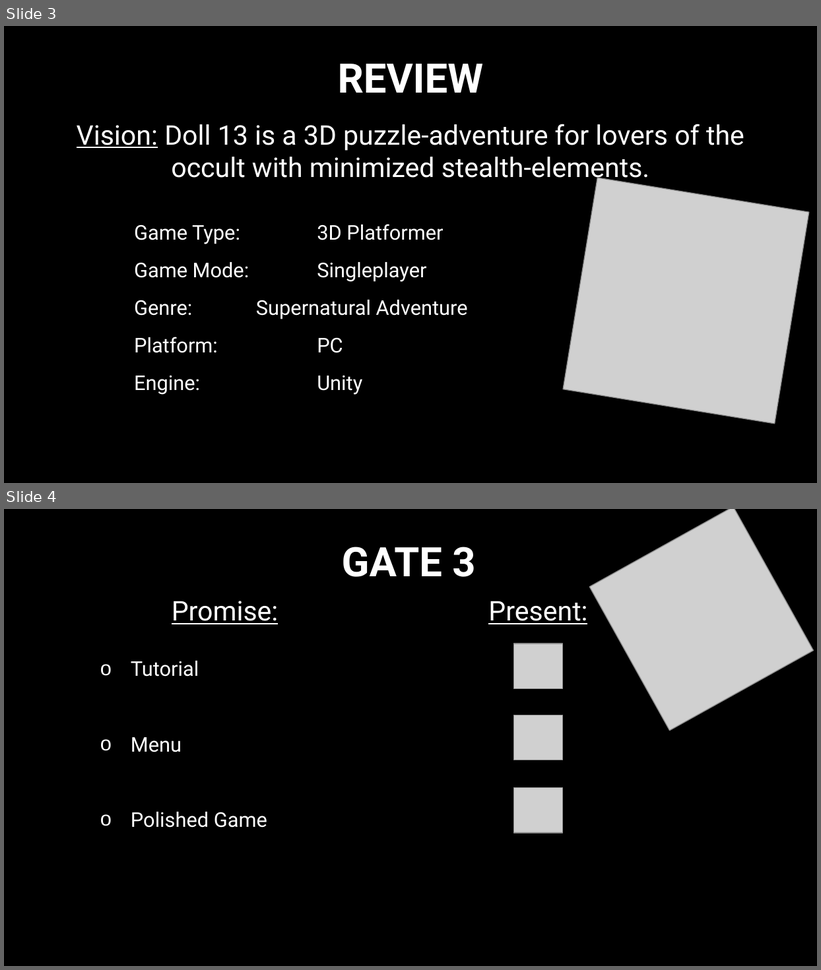
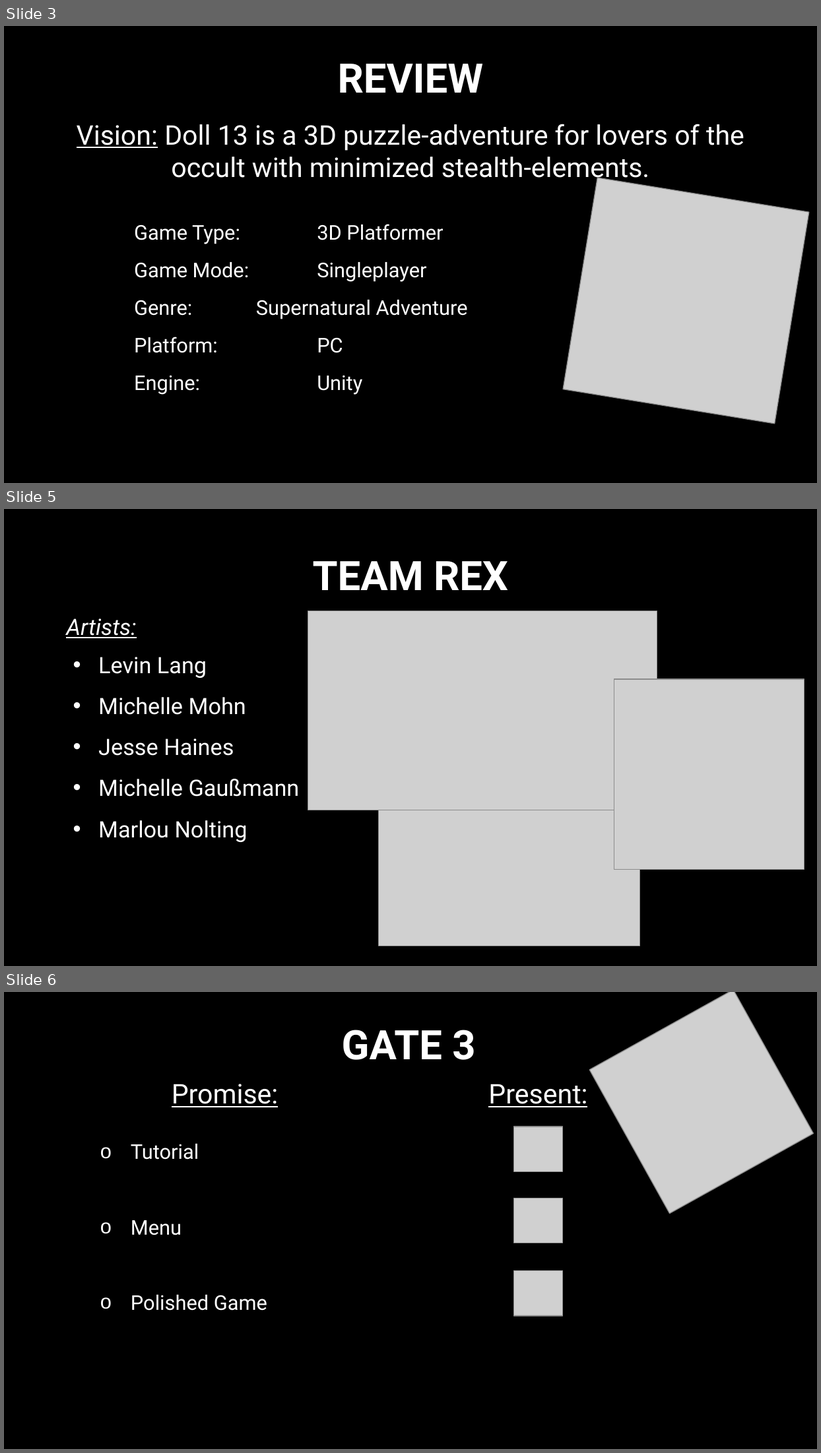
Before and after one commit to ArtjomProGrammer/Voodoo, a slide deck: _Organisation/Präsentation/Voodoo_PP3.pptx. Shown one above the other, each under a label of ours: slides 3 and 4 before the commit, slides 3, 5 and 6 after it; the slides between them are not shown. The pictures are 821x970 and 821x1453 pixels, drawn with LibreOffice and Linux fonts; fonts in the diff are those of the drawing; grey boxes stand for pictures; background and template pictures are left out. Boxes give left, top, right and bottom in pixels: in the first picture for what was removed or moved away, otherwise in the second. Text is boxed around its words. In the diff, an @@ line names an element or a change of style, - is before the commit and + after.

```diff
--- a/_Organisation/Präsentation/Voodoo_PP3.pptx
+++ b/_Organisation/Präsentation/Voodoo_PP3.pptx
@@ slide 5 added at (4,509,817,966), background picture (left out) @@
@@ title added at (313,561,508,590), 36 pt, text #FFFFFF, bold @@
+TEAM REX
@@ text added at (66,619,136,638), 20 pt, text #FFFFFF, italic, underline @@
+Artists:
@@ picture added at (308,611,657,810) @@
@@ subtitle added at (98,657,300,842), 20 pt, text #FFFFFF @@
+• Levin Lang
+• Michelle Mohn
+• Jesse Haines
+• Michelle Gaußmann
+• Marlou Nolting
@@ picture added at (614,679,805,869) @@
@@ picture added at (379,790,641,947) @@
@@ what was slide 4 is now slide 6 @@
```
Also in this commit, not shown: 1 other slide added, 1 slide removed.
